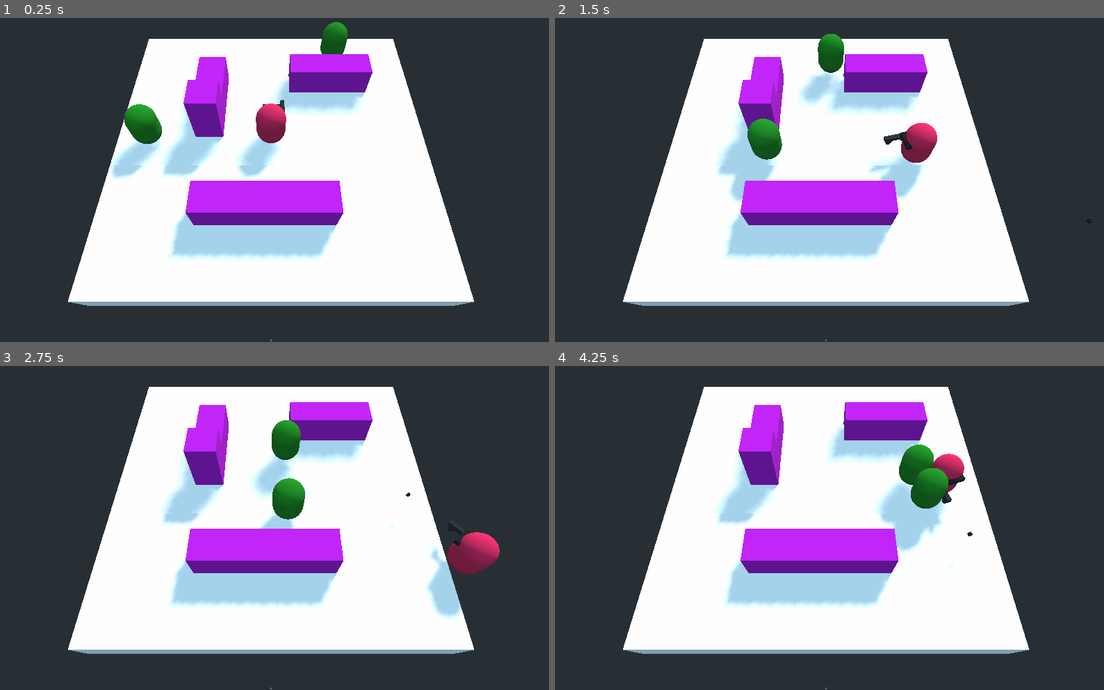
Above: before the commit, frames 1-4 (two rows, left to right).
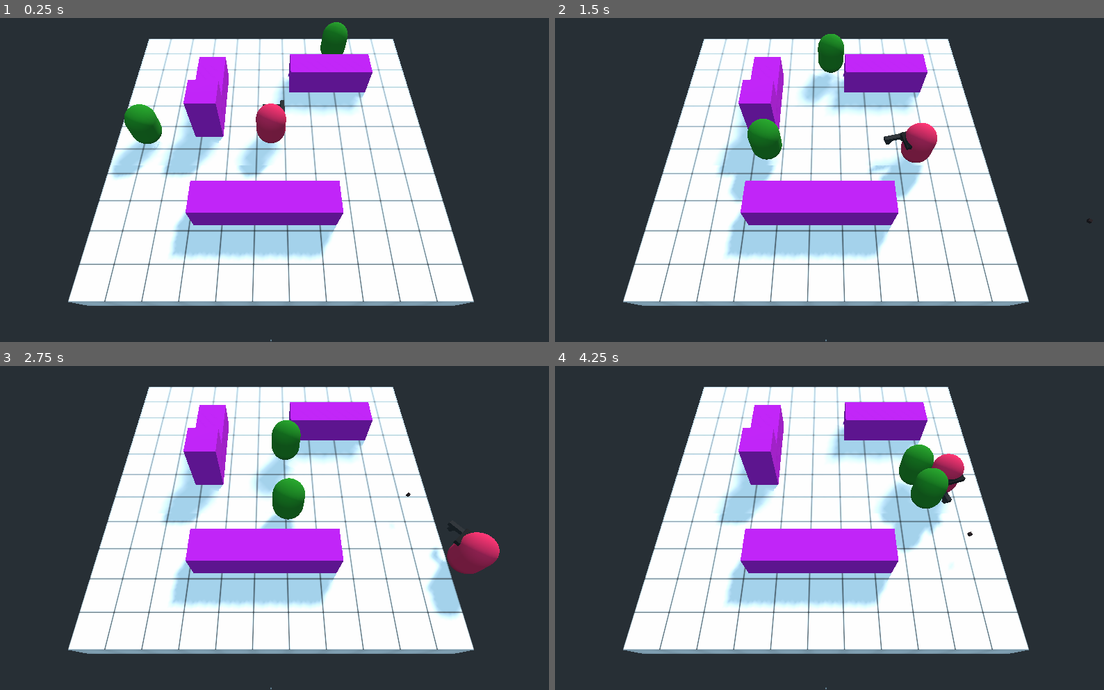
Above: after the commit, the same moments.

Repository: Boyquotes/Godot-3D-Top-Down-Shooter
Game: Godot game, scene res://Level.tscn
Same seed, same stepped clock (60 frames per second), same inputs: the game is played once before the commit and once after it.
Inputs (mouse positions are in pixels of both pictures, inside the frame that each line leads up to):
- Up to frame 1 (0.25 s): no input
- Up to frame 2 (1.5 s): move the mouse to (950, 163) at 0.52 s; press the mouse at (950, 163) at 0.53 s; hold Right (ui_right) 0.53-1.28 s; move the mouse to (714, 196) at 1.27 s; release the mouse at (714, 196) at 1.28 s; hold Down (ui_down) from 1.28 s (still down); click (714, 196) at 1.35 s
- Up to frame 3 (2.75 s): move the mouse to (323, 456) at 2.02 s; release Down (ui_down) at 2.03 s; press the mouse at (323, 456) at 2.03 s; hold Right (ui_right) from 2.03 s (still down)
- Up to frame 4 (4.25 s): move the mouse to (796, 592) at 2.77 s; release Right (ui_right) at 2.78 s; release the mouse at (796, 592) at 2.78 s; hold Up (ui_up) 2.78-3.53 s; click (796, 592) at 2.85 s; move the mouse to (994, 576) at 3.52 s; press the mouse at (994, 576) at 3.53 s; hold Left (ui_left) from 3.53 s (still down)

The runs differ from the first frame. In frame 1, 4.4% of the frame differs, in the area x 12-87%, y 6-88%; in frame 2, 4.4%; in frame 3, 4.4%; in frame 4, 4.4%.

Commit message:
Enemy + LevelGrid + Stats

Diff:
--- a/Godot 3D Top Down/Bullet.gd
+++ b/Godot 3D Top Down/Bullet.gd
@@ -1,6 +1,7 @@
 extends Spatial
 
 export var speed := 70.0
+export var damage := 1.0
 
 const KILL_TIME = 2
 var timer := 0
@@ -13,6 +14,10 @@
 	if timer >= KILL_TIME:
 		queue_free()
 
-func _on_Area_body_entered(body):
+func _on_Area_body_entered(body: Node):
 #	print("I hit you! ", body)
 	queue_free()
+
+	if body.has_node("Stats"):
+		var stats_node = body.find_node("Stats") as Stats
+		stats_node.take_hit(damage)
--- a/Godot 3D Top Down/Enemy.gd
+++ b/Godot 3D Top Down/Enemy.gd
@@ -27,3 +27,6 @@
 #	print("Looking for Player!")
 	update_path(player.global_transform.origin)
 	current_node = 0
+
+func _on_Stats_you_died_signal():
+	queue_free()
--- a/Godot 3D Top Down/Enemy.tscn
+++ b/Godot 3D Top Down/Enemy.tscn
@@ -1,6 +1,7 @@
-[gd_scene load_steps=5 format=2]
+[gd_scene load_steps=6 format=2]
 
 [ext_resource path="res://Enemy.gd" type="Script" id=1]
+[ext_resource path="res://Stats.tscn" type="PackedScene" id=2]
 
 [sub_resource type="CapsuleMesh" id=1]
 
@@ -25,4 +26,7 @@
 wait_time = 0.2
 autostart = true
 
+[node name="Stats" parent="." instance=ExtResource( 2 )]
+
 [connection signal="timeout" from="Timer" to="." method="_on_Timer_timeout"]
+[connection signal="you_died_signal" from="Stats" to="." method="_on_Stats_you_died_signal"]
--- a/Godot 3D Top Down/Level.tscn
+++ b/Godot 3D Top Down/Level.tscn
@@ -1,16 +1,15 @@
-[gd_scene load_steps=6 format=2]
+[gd_scene load_steps=7 format=2]
 
 [ext_resource path="res://Player.tscn" type="PackedScene" id=1]
 [ext_resource path="res://Main.gd" type="Script" id=2]
+[ext_resource path="res://LevelGrid.tres" type="Material" id=3]
+[ext_resource path="res://ObstacleMaterial.tres" type="Material" id=4]
 [ext_resource path="res://Enemy.tscn" type="PackedScene" id=5]
 
 [sub_resource type="NavigationMesh" id=1]
 vertices = PoolVector3Array( -1.7, 0.4, -6.5, -1.7, 0.4, -4.7, -0.2, 0.4, -5.3, -0.2, 0.4, -6.8, -9.5, 0.4, 4.6, -6.5,  …(1384 unchanged characters)…
 polygons = [ PoolIntArray( 3, 2, 0 ), PoolIntArray( 0, 2, 1 ), PoolIntArray( 5, 4, 6 ), PoolIntArray( 6, 4, 7 ), PoolIn …(1083 unchanged characters)…
 agent/radius = 1.5
-
-[sub_resource type="SpatialMaterial" id=2]
-albedo_color = Color( 0.741176, 0.0745098, 0.807843, 1 )
 
 [node name="Level" type="Spatial"]
 script = ExtResource( 2 )
@@ -42,6 +41,7 @@
 use_collision = true
 width = 22.0
 depth = 22.0
+material = ExtResource( 3 )
 
 [node name="Boxs" type="Node" parent="Navigation/NavigationMeshInstance"]
 
@@ -49,45 +49,45 @@
 transform = Transform( 1, 0, 0, 0, 1, 0, 0, 0, 1, -4.4393, 1.71393, -1.06819 )
 use_collision = true
 height = 3.40082
-material = SubResource( 2 )
+material = ExtResource( 4 )
 
 [node name="CSGBox2" type="CSGBox" parent="Navigation/NavigationMeshInstance/Boxs"]
 transform = Transform( 1, 0, 0, 0, 1, 0, 0, 0, 1, -4.44687, 1.0115, -3.05738 )
 use_collision = true
-material = SubResource( 2 )
+material = ExtResource( 4 )
 
 [node name="CSGBox3" type="CSGBox" parent="Navigation/NavigationMeshInstance/Boxs"]
 transform = Transform( 1, 0, 0, 0, 1, 0, 0, 0, 1, -4.44687, 1.01113, -5.058 )
 use_collision = true
-material = SubResource( 2 )
+material = ExtResource( 4 )
 
 [node name="CSGBox4" type="CSGBox" parent="Navigation/NavigationMeshInstance/Boxs"]
 transform = Transform( 1, 0, 0, 0, 1, 0, 0, 0, 1, 6.43786, 1.04202, -5.38952 )
 use_collision = true
-material = SubResource( 2 )
+material = ExtResource( 4 )
 
 [node name="CSGBox5" type="CSGBox" parent="Navigation/NavigationMeshInstance/Boxs"]
 transform = Transform( 1, 0, 0, 0, 1, 0, 0, 0, 1, 4.4396, 1.04202, -5.38952 )
 use_collision = true
-material = SubResource( 2 )
+material = ExtResource( 4 )
 
 [node name="CSGBox6" type="CSGBox" parent="Navigation/NavigationMeshInstance/Boxs"]
 transform = Transform( 1, 0, 0, 0, 1, 0, 0, 0, 1, 2.4559, 1.04202, -5.38952 )
 use_collision = true
-material = SubResource( 2 )
+material = ExtResource( 4 )
 
 [node name="CSGBox7" type="CSGBox" parent="Navigation/NavigationMeshInstance/Boxs"]
 transform = Transform( 1, 0, 0, 0, 1, 0, 0, 0, 1, 2.99725, 1.04202, 5.66118 )
 use_collision = true
-material = SubResource( 2 )
+material = ExtResource( 4 )
 
 [node name="CSGBox8" type="CSGBox" parent="Navigation/NavigationMeshInstance/Boxs"]
 transform = Transform( 1, 0, 0, 0, 1, 0, 0, 0, 1, 1.01079, 1.04202, 5.66118 )
 use_collision = true
-material = SubResource( 2 )
+material = ExtResource( 4 )
 
 [node name="CSGBox9" type="CSGBox" parent="Navigation/NavigationMeshInstance/Boxs"]
 transform = Transform( 1, 0, 0, 0, 1, 0, 0, 0, 1, -2.32382, 1.04202, 5.66118 )
 use_collision = true
 width = 4.78968
-material = SubResource( 2 )
+material = ExtResource( 4 )
--- /dev/null
+++ b/Godot 3D Top Down/LevelGrid.tres
@@ -0,0 +1,10 @@
+[gd_resource type="SpatialMaterial" load_steps=2 format=2]
+
+[ext_resource path="res://ground_grid.png" type="Texture" id=1]
+
+[resource]
+flags_world_triplanar = true
+albedo_texture = ExtResource( 1 )
+uv1_scale = Vector3( 0.5, 0.5, 0.5 )
+uv1_offset = Vector3( 0.5, 0, 0.5 )
+uv1_triplanar = true
--- /dev/null
+++ b/Godot 3D Top Down/ObstacleMaterial.tres
@@ -0,0 +1,4 @@
+[gd_resource type="SpatialMaterial" format=2]
+
+[resource]
+albedo_color = Color( 0.741176, 0.0745098, 0.807843, 1 )
--- /dev/null
+++ b/Godot 3D Top Down/Stats.gd
@@ -0,0 +1,22 @@
+extends Node
+
+class_name Stats
+
+signal you_died_signal
+
+export var max_HP := 10.0
+
+var current_HP := max_HP
+
+func _ready():
+	pass
+
+func take_hit(damage):
+	current_HP -= damage
+	print("I'm hit ! - ", current_HP, "/", max_HP)
+
+	if current_HP <= 0:
+		die()
+
+func die():
+	emit_signal("you_died_signal")
--- /dev/null
+++ b/Godot 3D Top Down/Stats.tscn
@@ -0,0 +1,6 @@
+[gd_scene load_steps=2 format=2]
+
+[ext_resource path="res://Stats.gd" type="Script" id=1]
+
+[node name="Stats" type="Node"]
+script = ExtResource( 1 )
--- a/Godot 3D Top Down/project.godot
+++ b/Godot 3D Top Down/project.godot
@@ -7,6 +7,16 @@
 ;   param=value ; assign values to parameters
 
 config_version=4
+
+_global_script_classes=[ {
+"base": "Node",
+"class": "Stats",
+"language": "GDScript",
+"path": "res://Stats.gd"
+} ]
+_global_script_class_icons={
+"Stats": ""
+}
 
 [application]
 
Binary file added: Godot 3D Top Down/ground_grid.png
Not shown, added: Godot 3D Top Down/ground_grid.png.import
